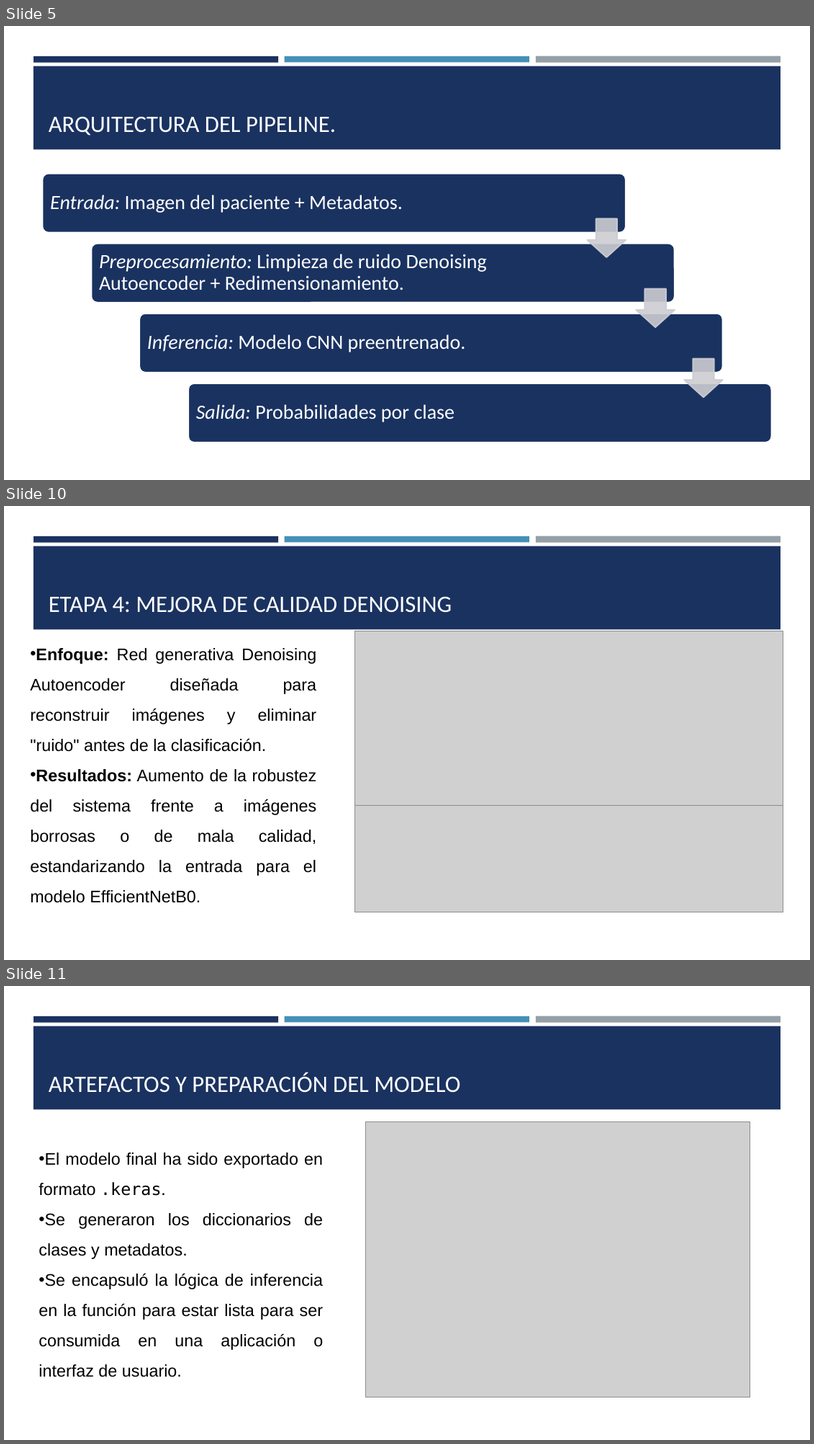
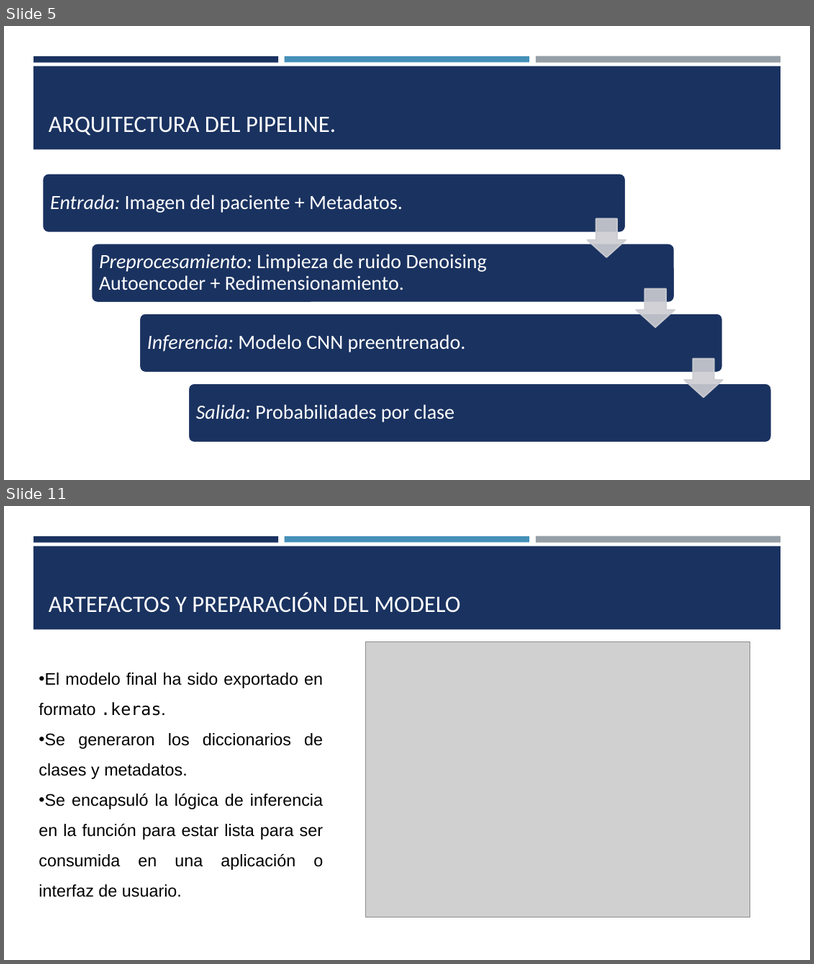
Before and after one commit to diegoaraniva/skin-diseases-dl-project, a slide deck: Presentación Skin Diseases.pptx. Shown one above the other, each under a label of ours: slides 5, 10 and 11 before the commit, slides 5 and 11 after it; the slides between them are not shown. The pictures are 814x1444 and 814x964 pixels, drawn with LibreOffice and Linux fonts; fonts in the diff are those of the drawing; grey boxes stand for pictures. Boxes give left, top, right and bottom in pixels: in the first picture for what was removed or moved away, otherwise in the second. Text is boxed around its words. In the diff, an @@ line names an element or a change of style, - is before the commit and + after.

```diff
--- a/Presentación Skin Diseases.pptx
+++ b/Presentación Skin Diseases.pptx
@@ slide 10 removed at [4,506,810,960], background #FFFFFF; not listed: 4 template elements that a slide beside it also shows @@
@@ title removed at [49,597,453,613] @@
-ETAPA 4: MEJORA DE CALIDAD DENOISING
@@ picture removed at [355,631,783,806] @@
@@ text removed at [30,648,317,903] @@
-• Enfoque: Red generativa Denoising Autoencoder diseñada para reconstruir imágenes y eliminar "ruido" antes de la clasificación.
-• Resultados: Aumento de la robustez del sistema frente a imágenes borrosas o de mala calidad, estandarizando la entrada para el modelo EfficientNetB0.
@@ picture removed at [355,806,783,911] @@
```
Also in this commit, not shown: 6 slides changed, 1 slide added, 2 other files.
